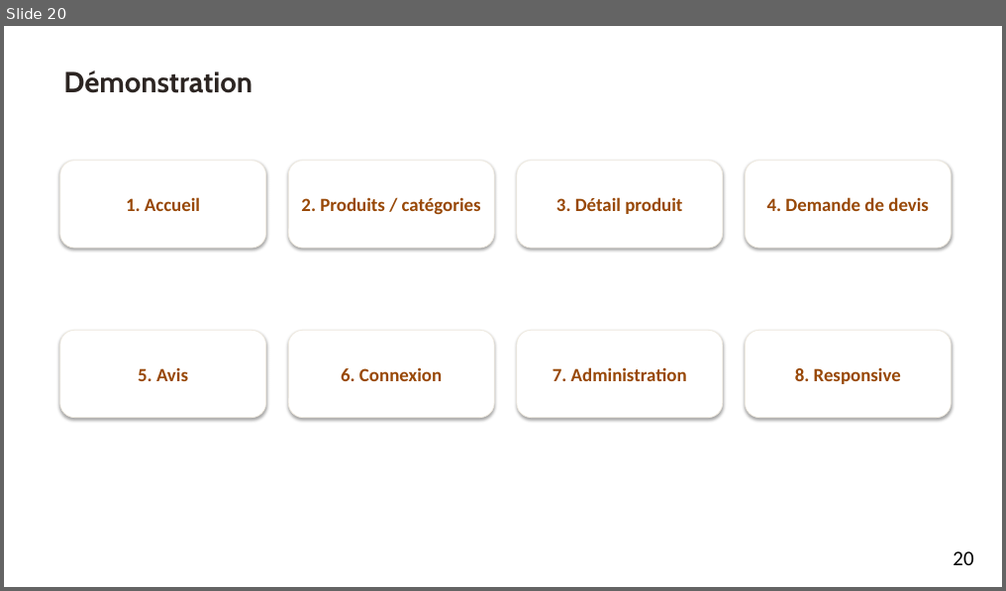
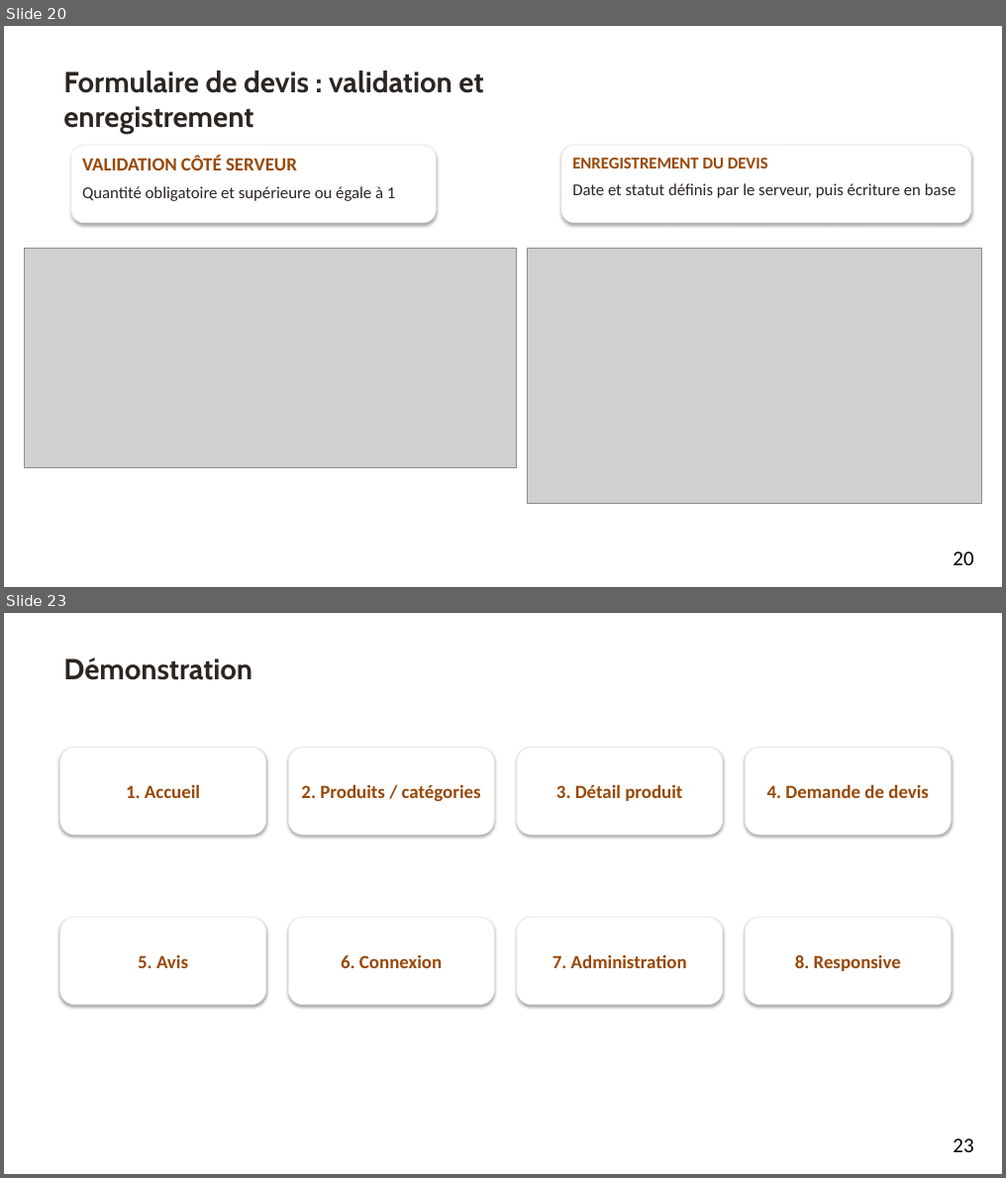
Before and after one commit to aureopires/projet_broderie, a slide deck: output/Aureo_Ruffier_Presentation_Projet.pptx. Shown one above the other, each under a label of ours: slide 20 before the commit, slides 20 and 23 after it; the slides between them are not shown. The pictures are 1006x591 and 1006x1178 pixels, drawn with LibreOffice and Linux fonts; fonts in the diff are those of the drawing; grey boxes stand for pictures; background and template pictures are left out. Boxes give left, top, right and bottom in pixels: in the first picture for what was removed or moved away, otherwise in the second. Text is boxed around its words. In the diff, an @@ line names an element or a change of style, - is before the commit and + after.

```diff
--- a/output/Aureo_Ruffier_Presentation_Projet.pptx
+++ b/output/Aureo_Ruffier_Presentation_Projet.pptx
@@ slide 20 added at (x1=4, y1=26, x2=1002, y2=587), background picture (left out) @@
@@ text added at (x1=63, y1=71, x2=483, y2=134), 28 pt, text #2C2522, bold @@
+Formulaire de devis : validation et enregistrement
@@ rounded rectangle added at (x1=71, y1=145, x2=436, y2=223), fill #FFFFFF, outline #EFEAE0 0.75 pt, 16 pt, text #2C2522 @@
+VALIDATION CÔTÉ SERVEUR
+Quantité obligatoire et supérieure ou égale à 1
@@ rounded rectangle added at (x1=561, y1=145, x2=971, y2=223), fill #FFFFFF, outline #EFEAE0 0.75 pt, 16 pt, text #2C2522 @@
+ENREGISTREMENT DU DEVIS
+Date et statut définis par le serveur, puis écriture en base
@@ picture added at (x1=24, y1=249, x2=516, y2=469) @@
@@ picture added at (x1=528, y1=249, x2=982, y2=503) @@
@@ page number added at (x1=952, y1=552, x2=973, y2=566), 20 pt, text #000000 @@
+20
@@ what was slide 20 is now slide 23 @@
@@ page number at (x1=952, y1=1139, x2=973, y2=1153): text changed @@
-20
+23
```
Also in this commit, not shown: 13 slides changed, 11 other slides added, 8 slides removed, 4 other files.
